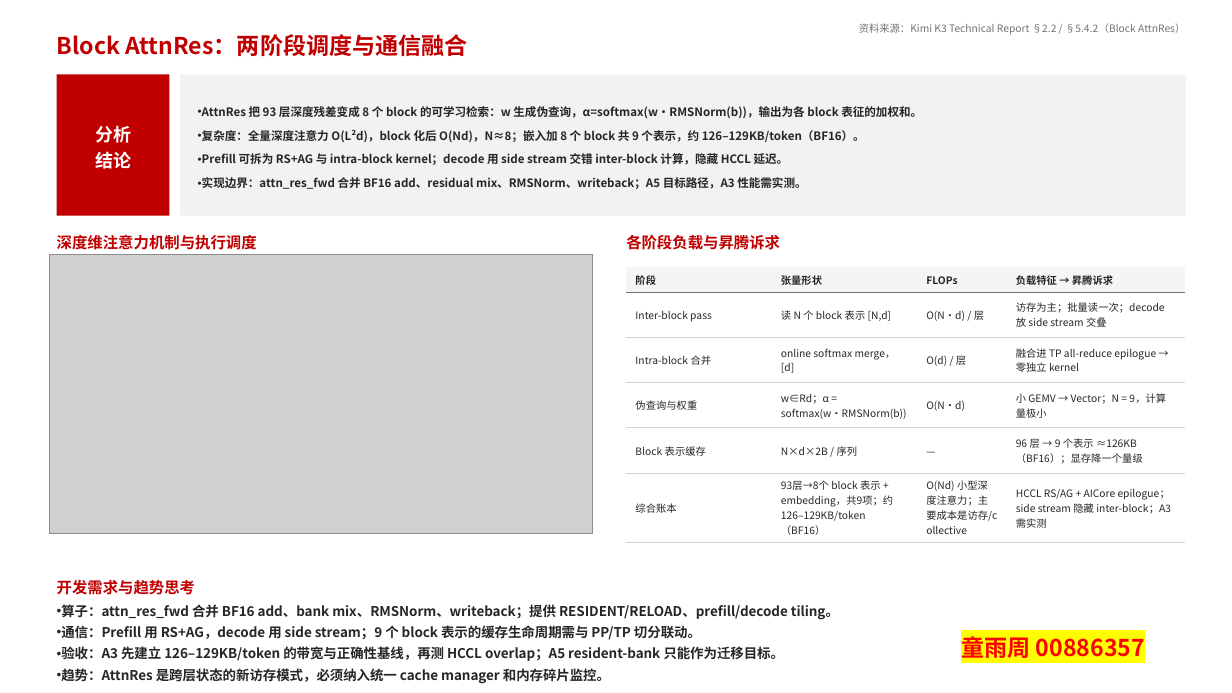
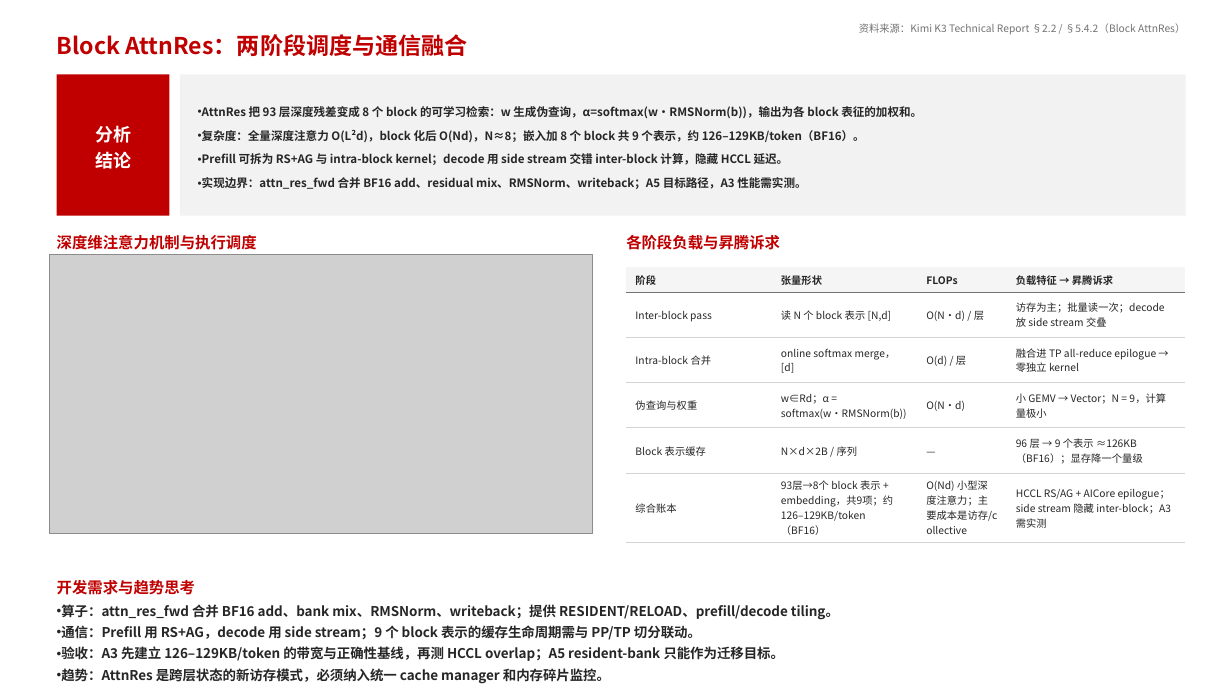
Before and after one commit to YzTongNiar/KimiK3_Report, a slide deck: slide 8 of kimi_k3_arch_analysis/kimi_k3_with_comments.pptx. Drawn at 1232x693 pixels with LibreOffice and Linux fonts; fonts in the diff are those of the drawing; grey boxes stand for pictures. Boxes give left, top, right and bottom in pixels: in the first picture for what was removed or moved away, otherwise in the second. Text is boxed around its words. In the diff, an @@ line names an element or a change of style, - is before the commit and + after.

```diff
--- a/kimi_k3_arch_analysis/kimi_k3_with_comments.pptx
+++ b/kimi_k3_arch_analysis/kimi_k3_with_comments.pptx
@@ text removed at <box>961,633,1145,662</box> @@
-童雨周 00886357
```
Also in this commit, not shown: 5 other slides changed, 1 slide added, 34 other files.
